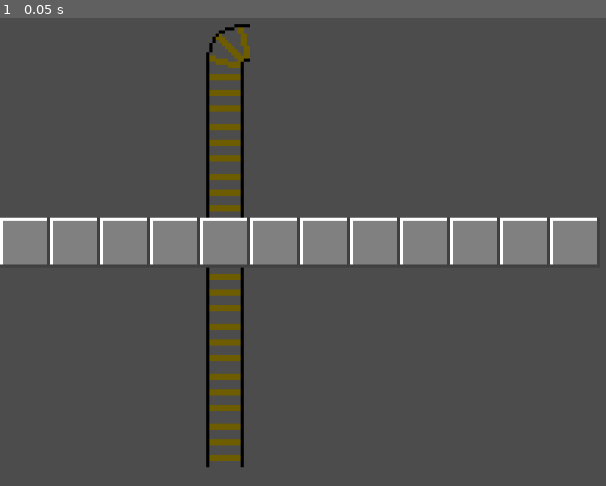
Above: before the commit, frame 1.
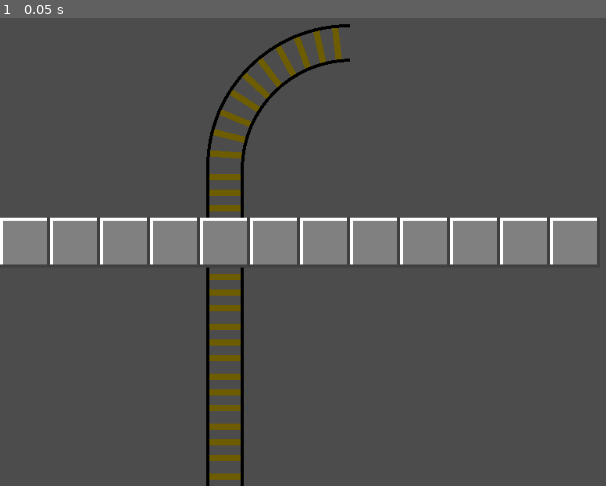
Above: after the commit, the same moment.

Repository: 2zqa/traingame
Game: Godot game, scene res://Scenes/World.tscn
The game is run twice, just before and just after one commit, with the same random seed, the same clock (stepped at 60 frames per second) and the same inputs.
Inputs:
- Up to frame 1 (0.05 s): no input

The runs differ from the first frame. In frame 1, 2.1% of the frame differs, in the area x 33-58%, y 1-100%.

Commit message:
Split world into objects and ground; add larger corner rail

Diff:
--- a/Scenes/World.tscn
+++ b/Scenes/World.tscn
@@ -7,4 +7,4 @@
 [node name="TileMap" type="TileMap" parent="."]
 tile_set = ExtResource( 1 )
 format = 1
-tile_data = PoolIntArray( 4, 1, 0, 65540, 0, 0, 131076, 0, 0, 196612, 0, 0, 262144, 2, 0, 262145, 2, 0, 262146, 2, 0, 262147, 2, 0, 262148, 2, 0, 262149, 2, 0, 262150, 2, 0, 262151, 2, 0, 262152, 2, 0, 262153, 2, 0, 262154, 2, 0, 262155, 2, 0, 327684, 0, 0, 393220, 0, 0, 458756, 0, 0, 524292, 0, 0 )
+tile_data = PoolIntArray( 4, 3, 0, 196612, 0, 0, 262144, 2, 0, 262145, 2, 0, 262146, 2, 0, 262147, 2, 0, 262148, 2, 0, 262149, 2, 0, 262150, 2, 0, 262151, 2, 0, 262152, 2, 0, 262153, 2, 0, 262154, 2, 0, 262155, 2, 0, 327684, 0, 0, 393220, 0, 0, 458756, 0, 0, 524292, 0, 0, 589828, 0, 0, 655364, 0, 0, 720900, 0, 0 )
--- a/StandardTiles.tres
+++ b/StandardTiles.tres
@@ -37,7 +37,7 @@
 3/texture = ExtResource( 1 )
 3/tex_offset = Vector2( 0, 0 )
 3/modulate = Color( 1, 1, 1, 1 )
-3/region = Rect2( 64, 64, 64, 64 )
+3/region = Rect2( 64, 64, 192, 192 )
 3/tile_mode = 0
 3/occluder_offset = Vector2( 0, 0 )
 3/navigation_offset = Vector2( 0, 0 )
Binary file changed: images/tilesheet.png
